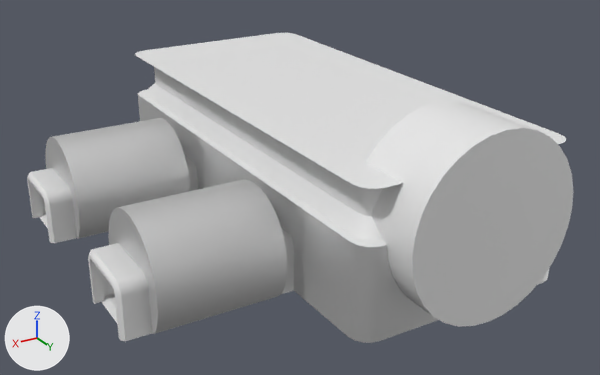
Renders of the FBX model Content/Assets/Levels/MainLevel/SM_Ship_Overgrown.fbx from each side of a commit.
Both versions are drawn from a camera (50 mm lens) standing at (1.1, 100.0, 45.9) and looking at (-45.1, 23.0, 7.4). Lighting does not change. The marker at lower left points along +X, +Y and +Z. Where no turn or scale is listed for an object, it has been applied to the vertices. Vertices at the same position are counted once.

Names of what the first picture shows: 'SM_Ship_Overgrown'.
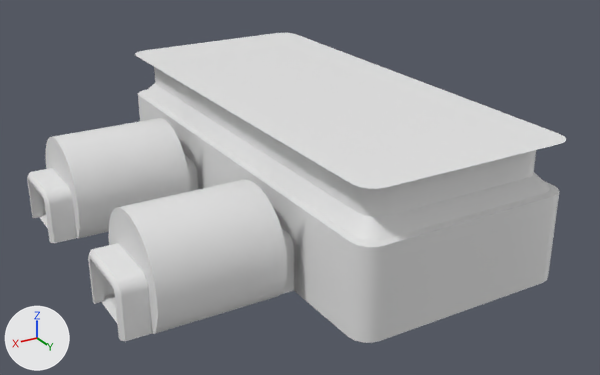
What differs and where, as boxes [x1, y1, x2, y2] in the pictures (600 x 375 px):
'SM_Ship_Overgrown', reshaped: before [27, 33, 573, 343]; after [27, 33, 566, 343]
part 1 of me_sm_merged_staticmeshactor_4_069, deleted: before [366, 101, 573, 327]
part 2 of me_sm_merged_staticmeshactor_4_069, cut back: before [160, 78, 324, 238]; after [160, 78, 512, 238]
part 3 of me_sm_merged_staticmeshactor_4_069, recoloured: [45, 95, 549, 343] in both

Patch to the scene script:
```diff
--- a/Content/Assets/Levels/MainLevel/SM_Ship_Overgrown.fbx.py
+++ b/Content/Assets/Levels/MainLevel/SM_Ship_Overgrown.fbx.py
@@ me_sm_merged_staticmeshactor_4_069 @@
 # used by ob_sm_ship_overgrown; location = (0.0, 0.0, 0.0)
-me_sm_merged_staticmeshactor_4_069.from_pydata(...)  # 1068 vertices, 844 faces; spans x -64.0..-19.0, y -12.0..49.7, z 1.0..21.6
+me_sm_merged_staticmeshactor_4_069.from_pydata(...)  # 1085 vertices, 864 faces; spans x -64.0..-19.0, y -12.0..46.0, z 1.0..17.0
+# me_sm_merged_staticmeshactor_4_069 part 1: the loose piece of 96 vertices spanning x -60.4..-40.5, y 36.2..49.7, z 1.8..21.6 is deleted
+# me_sm_merged_staticmeshactor_4_069 part 2
+# 52 vertices are removed from x -56.0..-35.0, y 1.0..45.3, z 6.5..17.0
+# 82 faces are deleted
+# 8 new faces join them, mat_m_wall_upper (white #e7e7e7)
+# 24 new faces join them, mat_m_door (white #e7e7e7)
+# 2 new faces join them, mat_m_engine (white #e7e7e7)
+# me_sm_merged_staticmeshactor_4_069 part 3: 87 faces spanning x -64.0..-22.0, y -12.0..46.0, z 1.0..12.2 switch from mat_m_wall_main (its picture is missing) to mat_m_engine (white #e7e7e7)
 me_sm_merged_staticmeshactor_4_069.materials.append(mat_m_wall_upper)
```
